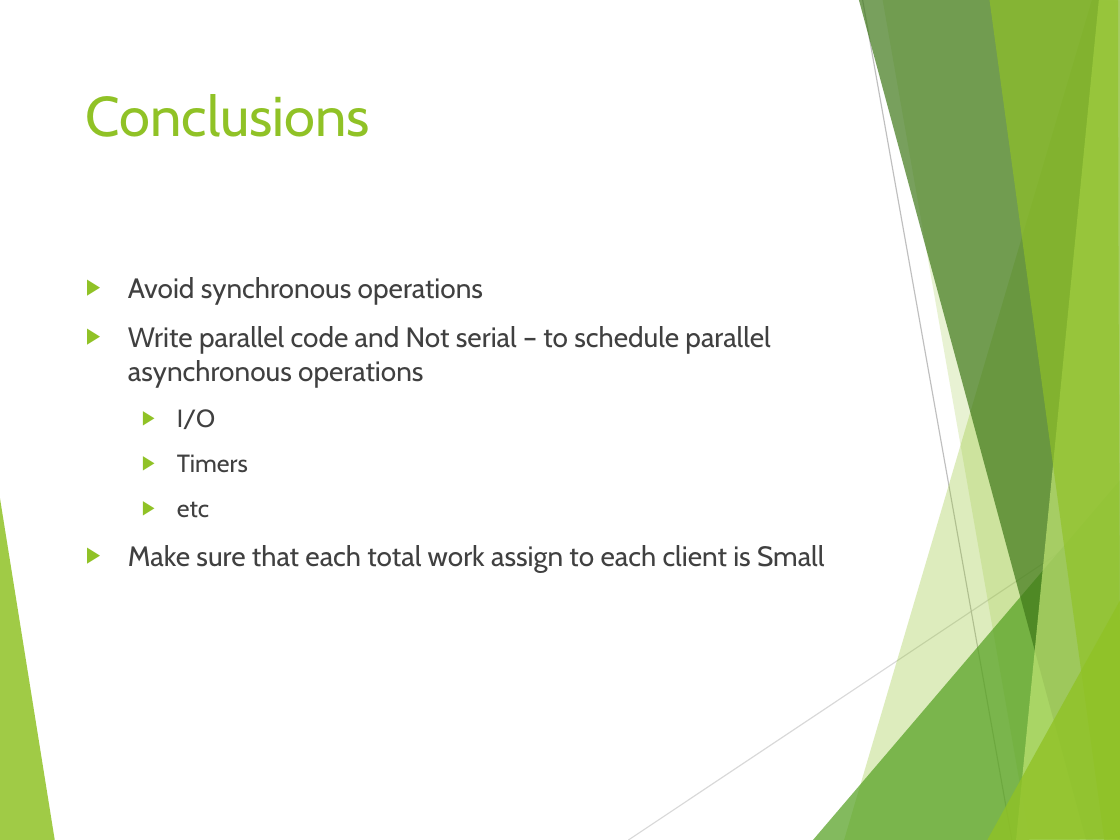
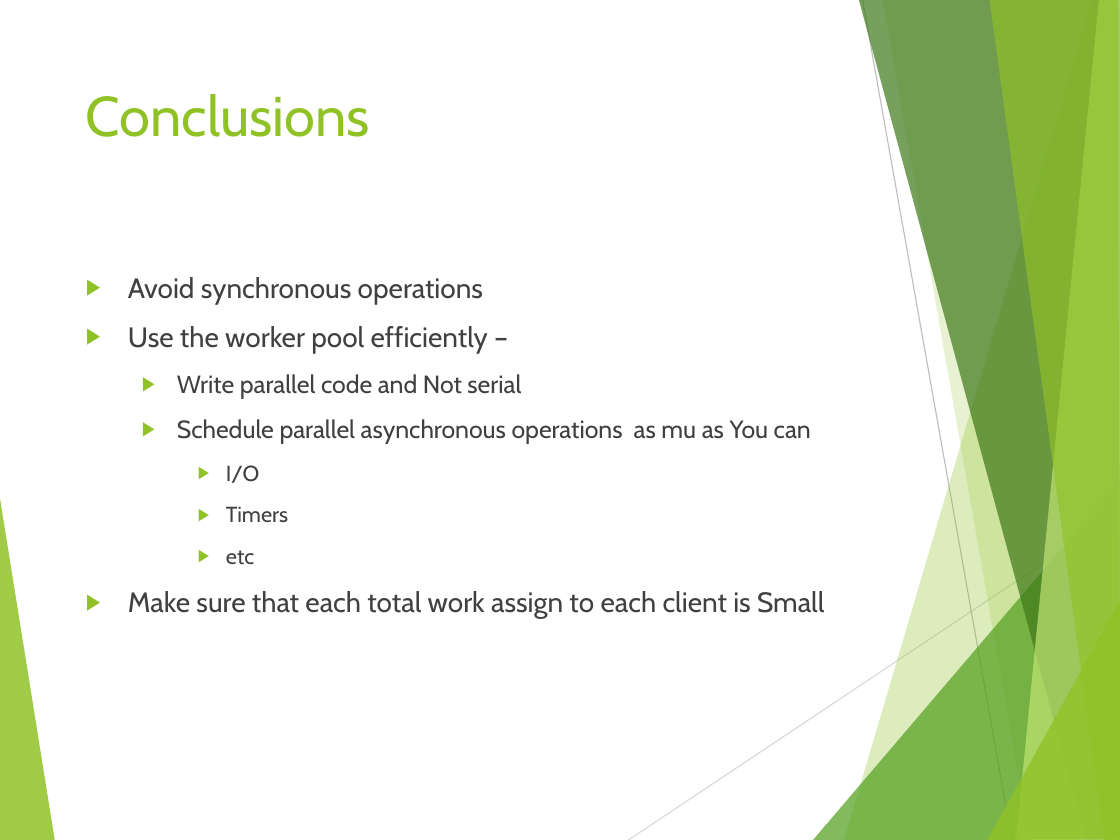
Before and after one commit to tamarstern/MyNodeJSCourse, a slide deck: slide 8 of day2/nodejs_performance/NodeJs_Performance.pptx. Drawn at 1120x840 pixels with LibreOffice and Linux fonts; fonts in the diff are those of the drawing. Boxes give left, top, right and bottom in pixels: in the first picture for what was removed or moved away, otherwise in the second. Text is boxed around its words. In the diff, an @@ line names an element or a change of style, - is before the commit and + after.

```diff
--- a/day2/nodejs_performance/NodeJs_Performance.pptx
+++ b/day2/nodejs_performance/NodeJs_Performance.pptx
@@ text at [128, 326, 811, 444]: text changed; size 18 to 16 pt @@
-▶ Write parallel code and Not serial – to schedule parallel asynchronous operations
+▶ Use the worker pool efficiently –
+  ▶ Write parallel code and Not serial
+  ▶ Schedule parallel asynchronous operations as mu as You can
@@ text at [226, 465, 288, 565]: size 16 to 14 pt in "I/O", "Timers", "etc"; list level 2 to 3 in "I/O"; list level 2 to 3 in "Timers"; list level 2 to 3 in "etc" @@
```
Also in this commit, not shown: 2 other slides changed, 4 slides added, 5 other files.
